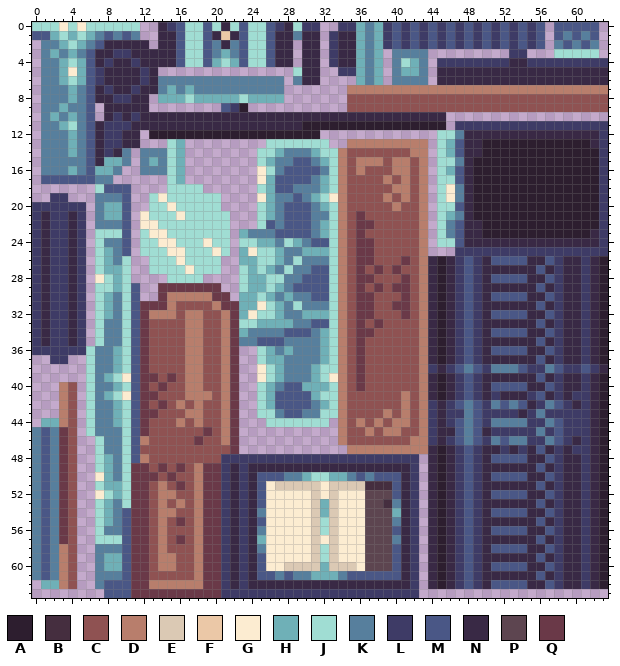
One commit to this pixel-art sprite: Assets/Textures/Camera Model.png. Above: the version before the commit.
The file is 64x64 pixels.
Palette (. is transparent): A #2d1e2f  B #452e3f  C #8f5252  D #b87e6c  E #dbc9b4  F #ebc8a7  G #fcecd1  H #6fb0b7  J #a0ddd3  K #577f9d  L #3e3b66  M #4a5786  N #392945  P #5d4550  Q #6a3948
After the commit:
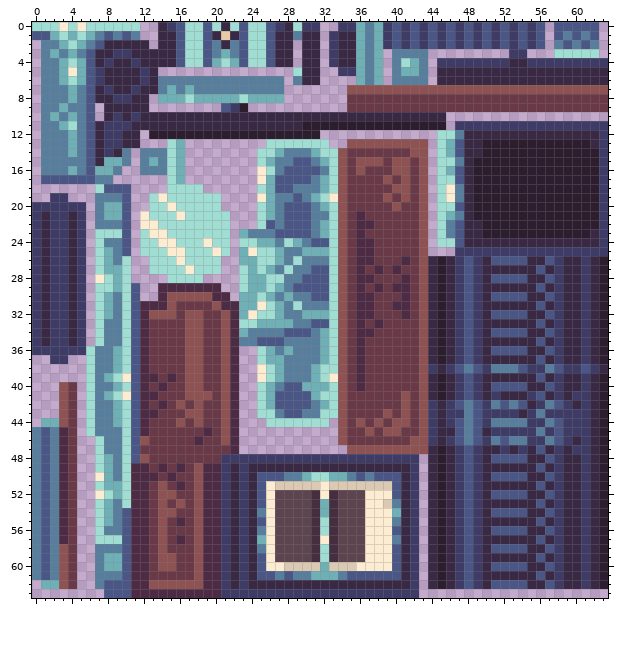
What changed:
{"colour":"C","old":"#8f5252","new":"#6a3948"}
{"colour":"D","old":"#b87e6c","new":"#8f5252"}
{"colour":"Q","old":"#6a3948","new":"#4e2b45"}
{"y":51,"x":37,"old":"BBB","new":"EEE"}
{"y":52,"x":27,"old":"GGGGE","new":"PPPPB"}
{"y":52,"x":33,"old":"EGGGPPP","new":"BPPPGGG"}
{"y":53,"x":27,"old":"GGGGE","new":"PPPPB"}
{"y":53,"x":33,"old":"EGGGPPB","new":"BPPPGGE"}
{"y":54,"x":27,"old":"GGGGE","new":"PPPPB"}
{"y":54,"x":33,"old":"EGGGPPP","new":"BPPPGGG"}
{"y":55,"x":27,"old":"GGGGE","new":"PPPPB"}
{"y":55,"x":33,"old":"EGGGPPP","new":"BPPPGGG"}
{"y":56,"x":27,"old":"GGGGE","new":"PPPPB"}
{"y":56,"x":33,"old":"EGGGPPP","new":"BPPPGGG"}
{"y":57,"x":27,"old":"GGGGE","new":"PPPPB"}
{"y":57,"x":33,"old":"EGGGPPP","new":"BPPPGGG"}
{"y":58,"x":27,"old":"GGGGE","new":"PPPPB"}
{"y":58,"x":33,"old":"EGGGPPP","new":"BPPPGGG"}
{"y":59,"x":27,"old":"GGGGE","new":"PPPPB"}
{"y":59,"x":33,"old":"EGGGPPP","new":"BPPPGGG"}
{"y":60,"x":37,"old":"PPP","new":"GGG"}
